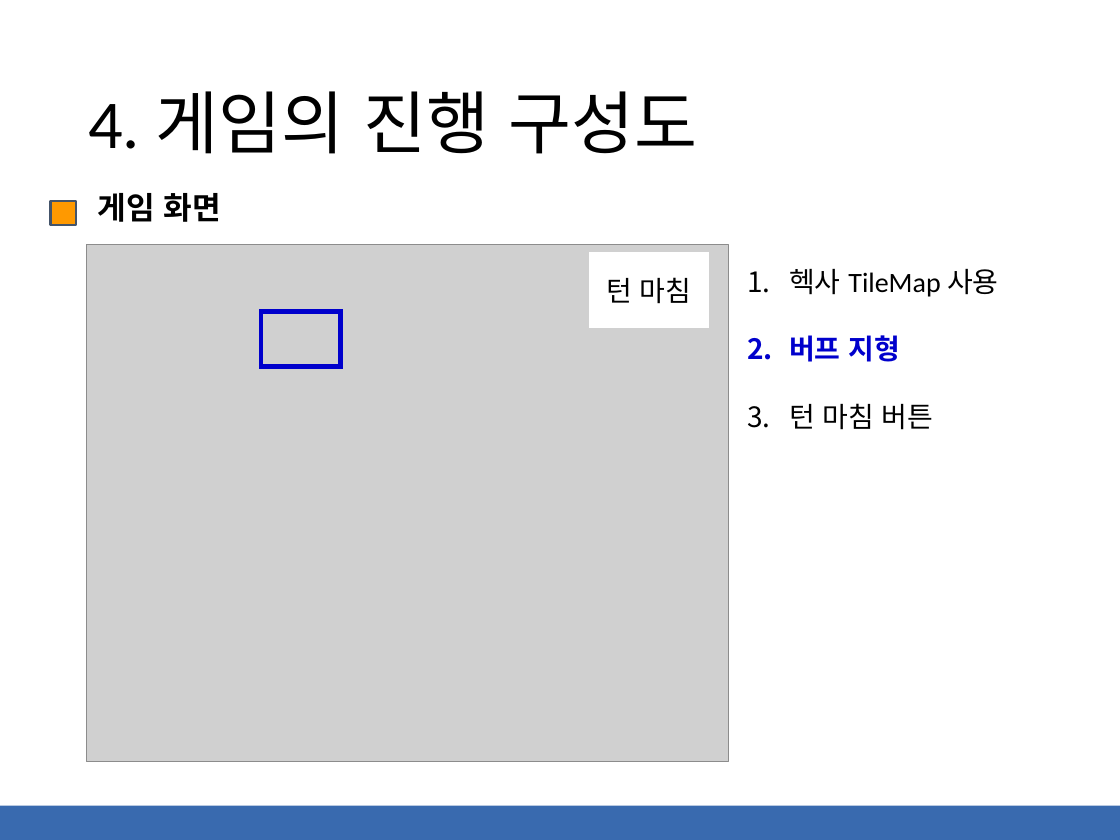
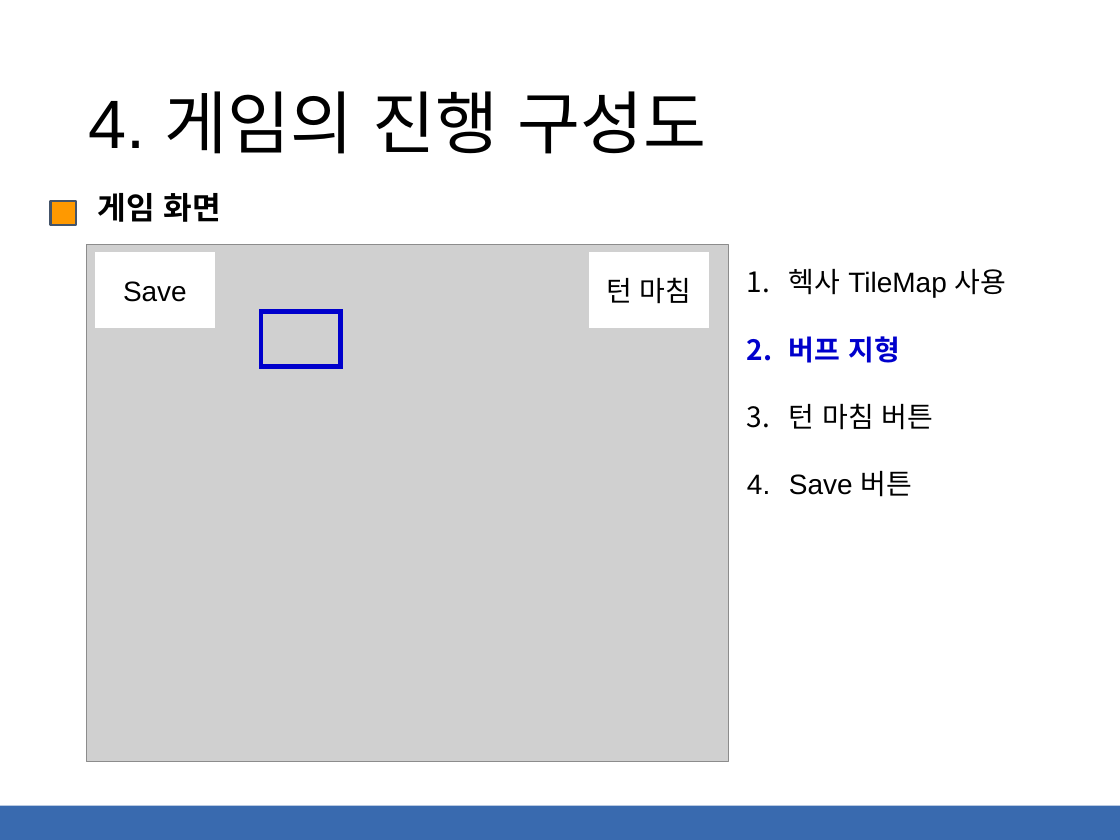
Before and after one commit to kimsibaek/cocos2d-x-work, a slide deck: slide 10 of 0000.Project/게임기획서-스피리추얼 소울2(Spiritual Soul 2).pptx. Drawn at 1120x840 pixels with LibreOffice and Linux fonts; fonts in the diff are those of the drawing; grey boxes stand for pictures. Boxes give left, top, right and bottom in pixels: in the first picture for what was removed or moved away, otherwise in the second. Text is boxed around its words. In the diff, an @@ line names an element or a change of style, - is before the commit and + after.

```diff
--- a/0000.Project/게임기획서-스피리추얼 소울2(Spiritual Soul 2).pptx
+++ b/0000.Project/게임기획서-스피리추얼 소울2(Spiritual Soul 2).pptx
@@ title "4. 게임의 진행 구성도" at <box>88,91,706,154</box>: font Calibri to Arial @@
@@ rectangle added at <box>96,253,215,327</box>, fill #FFFFFF, outline #FFFFFF 1 pt, 18 pt, text #000000 @@
+Save
@@ text at <box>789,269,1007,430</box>: font Calibri to Arial in "헥사 TileMap 사용", "버프 지형", "턴 마침 버튼" @@
@@ text at <box>789,471,913,497</box>: paragraph added @@
+4. Save 버튼
```
Also in this commit, not shown: 16 other slides changed, 6 slides added, 2 slides removed.
